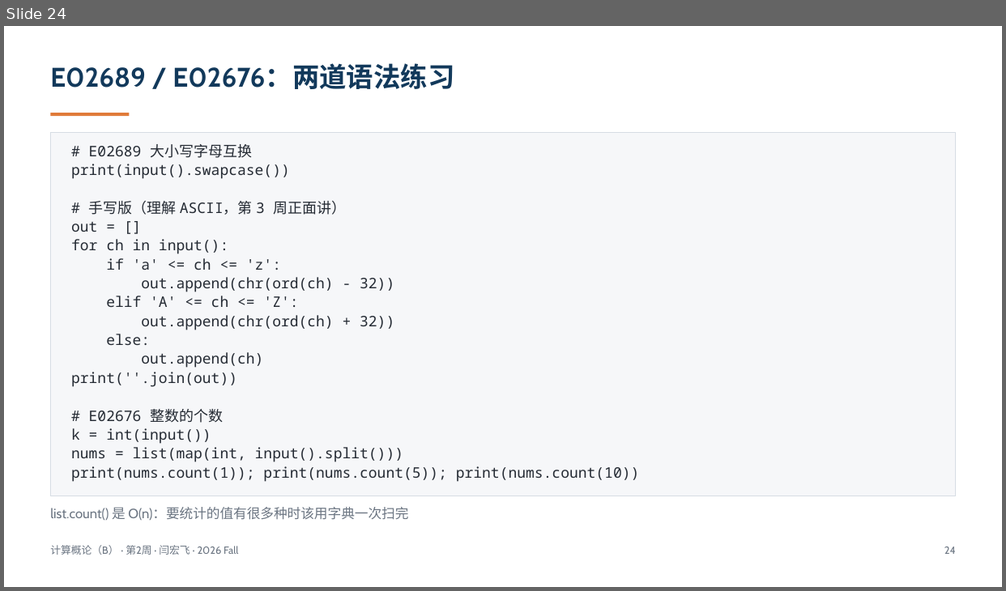
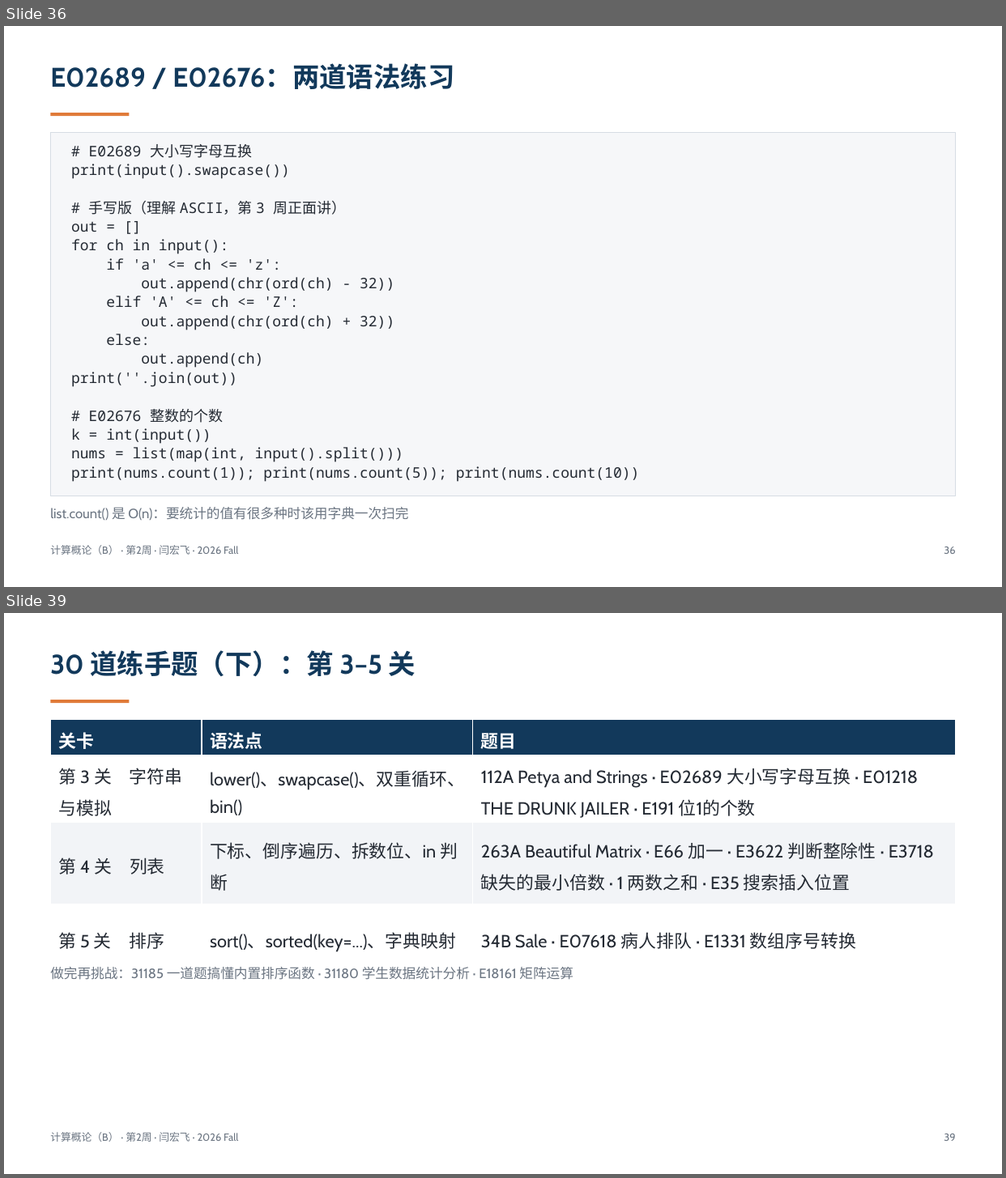
Before and after one commit to GMyhf/2026fall-cs101, a slide deck: courseware/202609_ADS_W02_VM_Shell_DevEnv.pptx. Shown one above the other, each under a label of ours: slide 24 before the commit, slides 36 and 39 after it; the slides between them are not shown. The pictures are 1006x591 and 1006x1178 pixels, drawn with LibreOffice and Linux fonts; fonts in the diff are those of the drawing. Boxes give left, top, right and bottom in pixels: in the first picture for what was removed or moved away, otherwise in the second. Text is boxed around its words. In the diff, an @@ line names an element or a change of style, - is before the commit and + after.

```diff
--- a/courseware/202609_ADS_W02_VM_Shell_DevEnv.pptx
+++ b/courseware/202609_ADS_W02_VM_Shell_DevEnv.pptx
@@ slide 39 added at box(4, 613, 1002, 1174), background #FFFFFF @@
@@ text added at box(50, 650, 415, 676), 26 pt, text #12395B, bold @@
+30 道练手题（下）：第 3–5 关
@@ rectangle added at box(50, 700, 129, 703), fill #E07B39 @@
@@ table added at box(50, 719, 956, 956), 4 rows, 3 columns @@
+关卡 | 语法点 | 题目
+第 3 关 字符串与模拟 | lower()、swapcase()、双重循环、bin() | 112A Petya and Strings · E02689 大小写字母互换 · E01218 THE DRUNK JAILER · E191 位1的个数
+第 4 关 列表 | 下标、倒序遍历、拆数位、in 判断 | 263A Beautiful Matrix · E66 加一 · E3622 判断整除性 · E3718 缺失的最小倍数 · 1 两数之和 · E35 搜索插入位置
+第 5 关 排序 | sort()、sorted(key=...)、字典映射 | 34B Sale · E07618 病人排队 · E1331 数组序号转换
@@ text added at box(50, 967, 573, 980), 13 pt, text #6B7582 @@
+做完再挑战：31185 一道题搞懂内置排序函数 · 31180 学生数据统计分析 · E18161 矩阵运算
@@ text added at box(50, 1132, 238, 1142), 10 pt, text #6B7582 @@
+计算概论（B） · 第2周 · 闫宏飞 · 2026 Fall
@@ text added at box(944, 1134, 955, 1141), 10 pt, text #6B7582 @@
+39
@@ what was slide 24 is now slide 36 @@
@@ slide 36 changed as well @@
@@ text at box(944, 547, 955, 554): text changed @@
-24
+36
```
Also in this commit, not shown: 21 other slides changed, 16 other slides added, 13 other files.
